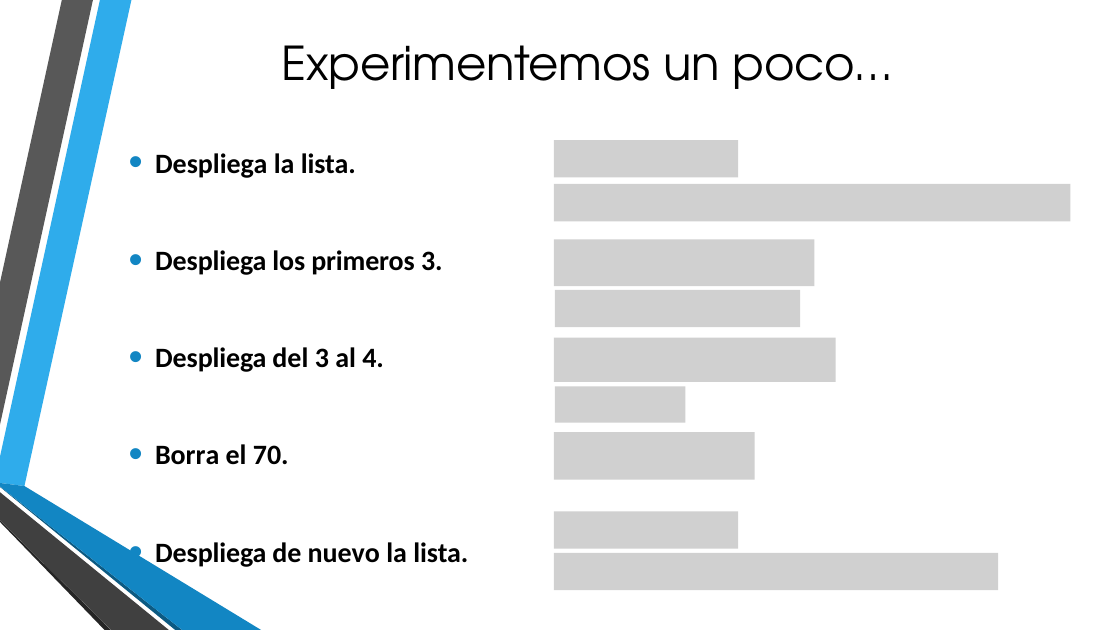
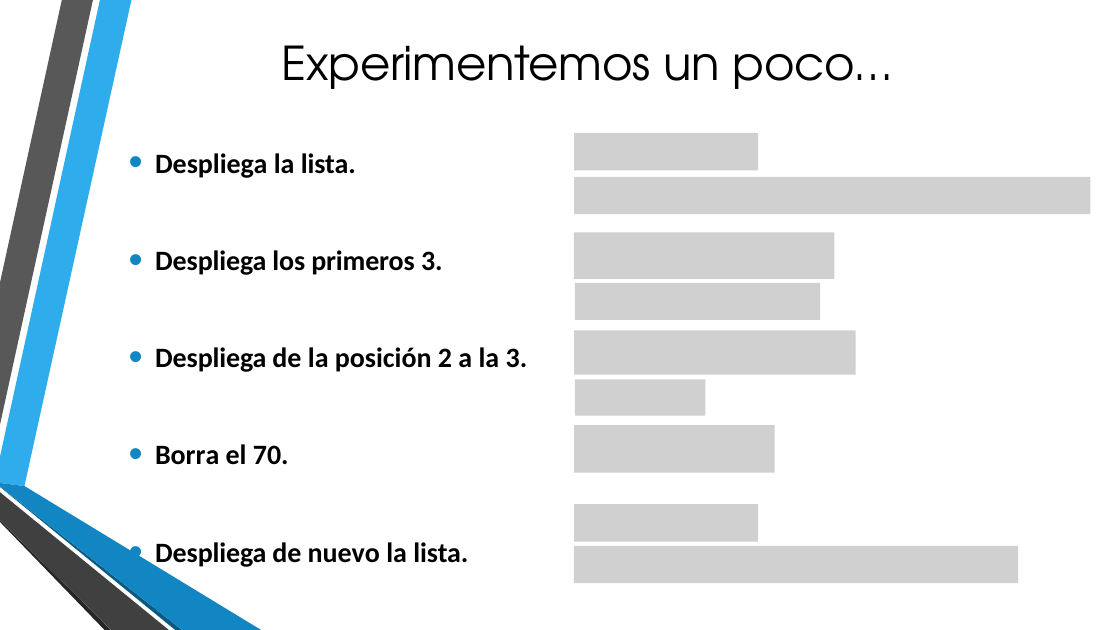
Before and after one commit to lizetheP/Programacion, a slide deck: slide 11 of CalendarioAgo2023/presentaciones/8_ListasNumpy.pptx. Drawn at 1120x630 pixels with LibreOffice and Linux fonts; fonts in the diff are those of the drawing; grey boxes stand for pictures; background and template pictures are left out. Boxes give left, top, right and bottom in pixels: in the first picture for what was removed or moved away, otherwise in the second. Text is boxed around its words. In the diff, an @@ line names an element or a change of style, - is before the commit and + after.

```diff
--- a/CalendarioAgo2023/presentaciones/8_ListasNumpy.pptx
+++ b/CalendarioAgo2023/presentaciones/8_ListasNumpy.pptx
@@ 6 pictures moved together from (x1=554, y1=140, x2=998, y2=590) to (x1=574, y1=133, x2=1018, y2=583) @@
@@ text at (x1=155, y1=347, x2=528, y2=372): text changed @@
-• Despliega del 3 al 4.
+• Despliega de la posición 2 a la 3.
@@ 3 pictures moved together from (x1=554, y1=184, x2=1070, y2=549) to (x1=574, y1=176, x2=1091, y2=542) @@
```
Also in this commit, not shown: 1 other slide changed, 1 slide removed, 18 other files.
